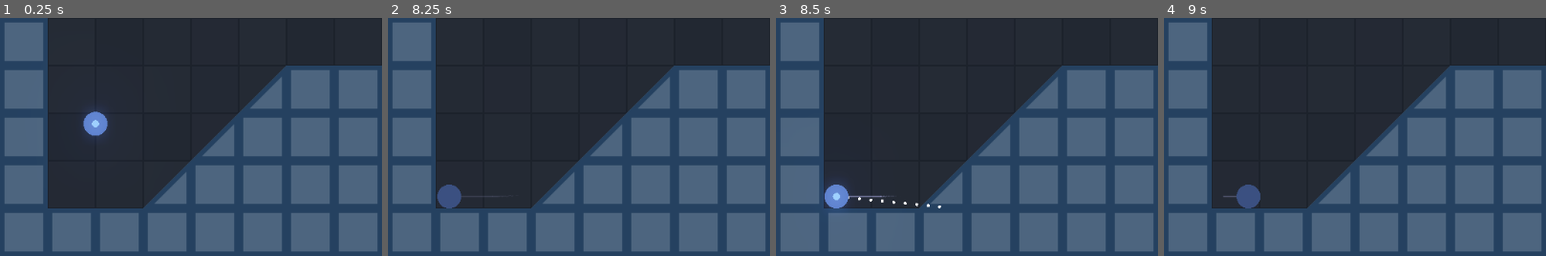
Above: before the commit, frames 1-4 (left to right).
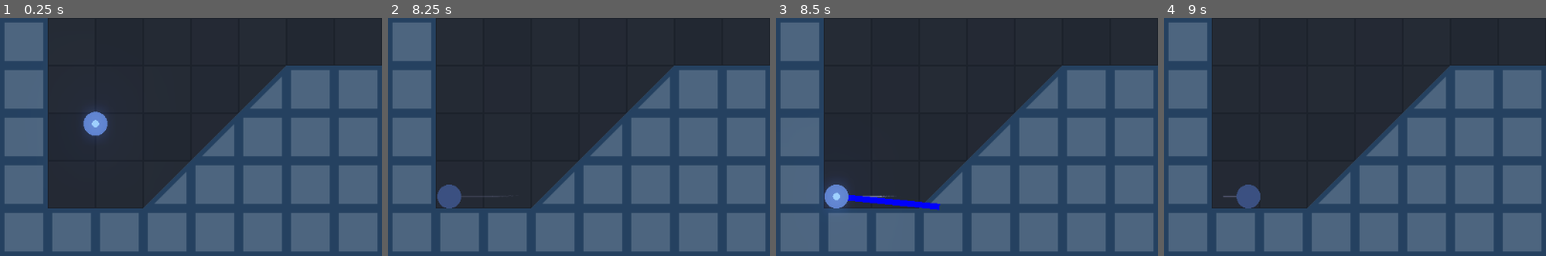
Above: after the commit, the same moments.

Repository: jsonify/Golf
Game: Godot game, scene res://Levels/Level01.tscn
Two runs of this game, one before a commit and one after it. Both use one fixed random seed, a clock stepped at 60 frames per second and the inputs below. Sound files missing from this copy of the repository are replaced by a short silence.
Inputs (mouse positions are % of the whole screen's width and height, from its top left):
- Up to frame 1 (0.25 s): no input
- Up to frame 2 (8.25 s): move the mouse to (49, 52) at 0.52 s; press the mouse at (49, 52) at 0.53 s; move the mouse to (57, 51) at 1.27 s; release the mouse at (57, 51) at 1.28 s; click (57, 51) at 1.35 s; move the mouse to (42, 49) at 2.02 s; press the mouse at (42, 49) at 2.03 s; move the mouse to (51, 50) at 2.77 s; release the mouse at (51, 50) at 2.78 s; click (51, 50) at 2.85 s; move the mouse to (46, 48) at 3.52 s; press the mouse at (46, 48) at 3.53 s; move the mouse to (55, 50) at 4.27 s; release the mouse at (55, 50) at 4.28 s; click (55, 50) at 4.35 s; move the mouse to (45, 50) at 5.02 s; press the mouse at (45, 50) at 5.03 s; tap Enter at 5.75, 8 s; move the mouse to (52, 48) at 5.77 s; release the mouse at (52, 48) at 5.78 s; click (52, 48) at 5.85 s; move the mouse to (49, 52) at 6.52 s; press the mouse at (49, 52) at 6.53 s; tap Space at 7.25 s; move the mouse to (57, 51) at 7.27 s; release the mouse at (57, 51) at 7.28 s; click (57, 51) at 7.35 s; move the mouse to (42, 49) at 8.02 s; press the mouse at (42, 49) at 8.03 s
- Up to frame 3 (8.5 s): no input
- Up to frame 4 (9 s): tap Space at 8.75 s; move the mouse to (51, 50) at 8.77 s; release the mouse at (51, 50) at 8.78 s; click (51, 50) at 8.85 s
The pictures show only the part of the screen within x 0-50%, y 50-100%; the shares and areas given below are measured in that part.

Frames 1-2 are identical in both runs. In frame 3, 0.7% of the frame differs, in the area x 18-44%, y 74-81%; in frame 4, nothing differs.

Commit message:
tweaking some numbers

Diff:
--- a/Launchpad/Player.gd
+++ b/Launchpad/Player.gd
@@ -144,11 +144,10 @@
 
 	for i in range(1,10):
 		var end = global_position + vector*0.1*i # *energy
-		draw_circle(end,2,Color.white)
-
-	# draw_line(start_pos, end_pos, Color.blue, 8)
-	# draw_line(global_position, end, Color.white, 2)
-	#draw_triangle(end, vector.normalized(),Color.white, 4)
+#		draw_circle(end,2,Color.white)
+		draw_line(global_position, end, Color.blue, 8)
+#		draw_line(global_position, end, Color.white, 2)
+#		draw_triangle(end, vector.normalized(),Color.white, 4)
 
 func draw_triangle(pos, dir, color, size):
 	var a = pos + dir * size
--- a/project.godot
+++ b/project.godot
@@ -10,7 +10,6 @@
 
 _global_script_classes=[  ]
 _global_script_class_icons={
-
 }
 
 [application]
Not shown, added: assets/sounds/impact_0.mp3.import
Not shown, added: assets/sounds/swish_0.mp3.import
Not shown, added: assets/sounds/swish_1.mp3.import
Not shown, added: assets/sounds/throw.mp3.import
Not shown, added: assets/sounds/weapon_12 (scrapped, not final).mp3.import
Not shown, added: assets/sounds/whoosh.mp3.import
